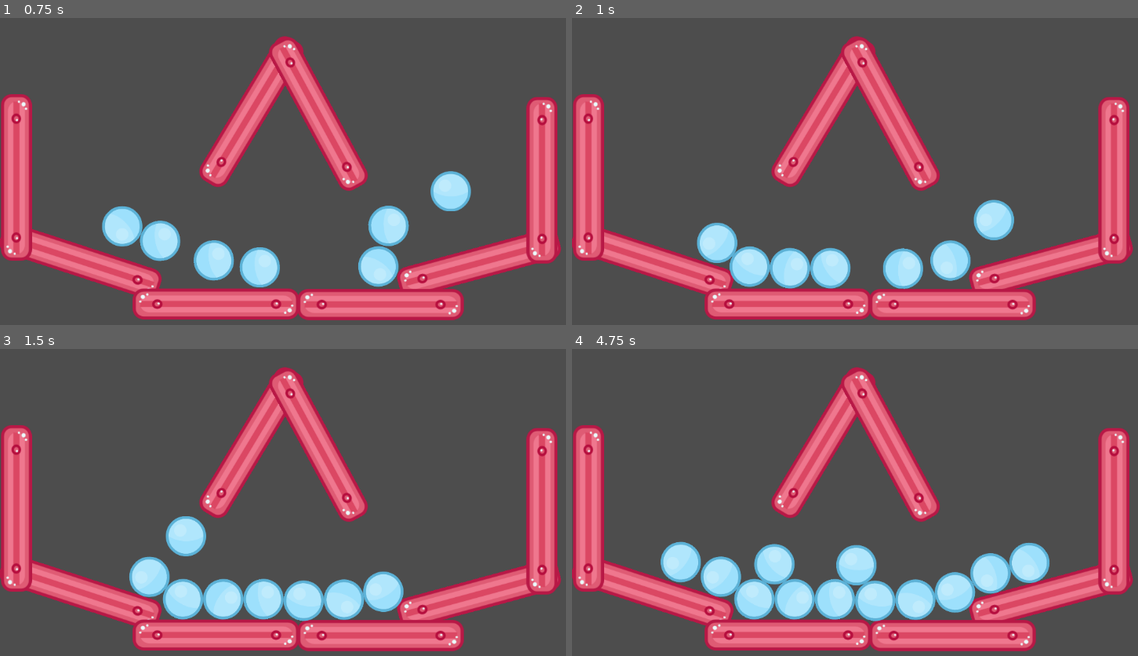
Above: before the commit, frames 1-4 (two rows, left to right).
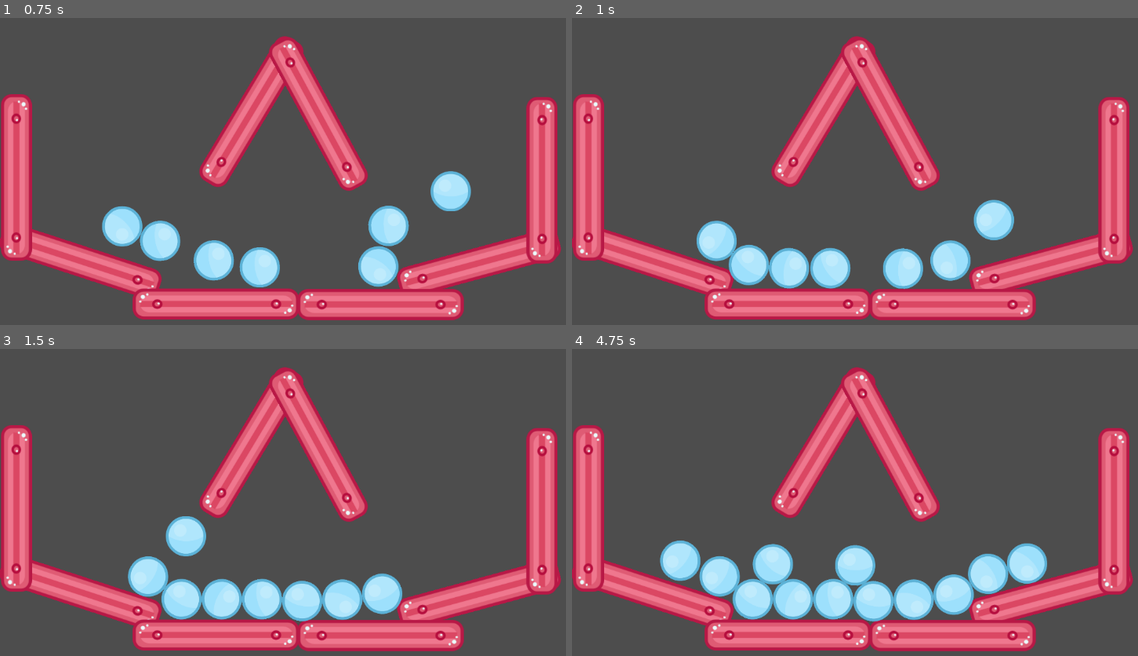
Above: after the commit, the same moments.

Repository: BenjaminLawrence/InstancingStarter
Game: Godot game, scene res://Main.tscn
Same seed, same stepped clock (60 frames per second), same inputs: the game is played once before the commit and once after it.
Inputs (mouse positions are in pixels of both pictures, inside the frame that each line leads up to):
- Up to frame 1 (0.75 s): move the mouse to (452, 153) at 0.52 s; press the mouse at (452, 153) at 0.53 s
- Up to frame 2 (1 s): no input
- Up to frame 3 (1.5 s): move the mouse to (186, 517) at 1.27 s; release the mouse at (186, 517) at 1.28 s; click (186, 517) at 1.35 s
- Up to frame 4 (4.75 s): move the mouse to (945, 422) at 2.02 s; press the mouse at (945, 422) at 2.03 s; move the mouse to (855, 570) at 2.77 s; release the mouse at (855, 570) at 2.78 s; click (855, 570) at 2.85 s; move the mouse to (1075, 554) at 3.52 s; press the mouse at (1075, 554) at 3.53 s; move the mouse to (696, 447) at 4.27 s; release the mouse at (696, 447) at 4.28 s; click (696, 447) at 4.35 s

Frame 1 is identical in both runs. In frame 2, 0.5% of the frame differs, in the area x 22-50%, y 65-89%; in frame 3, 1.2%; in frame 4, 2.2%, in the area x 15-85%, y 62-89%.

Commit message:
Re-arranged balls

Diff:
--- a/Main.tscn
+++ b/Main.tscn
@@ -138,6 +138,9 @@
 [node name="Ball2" parent="." instance=ExtResource("2")]
 position = Vector2(253, 226)
 
+[node name="Ball3" parent="." instance=ExtResource("2")]
+position = Vector2(124, 192)
+
 [node name="Ball4" parent="." instance=ExtResource("2")]
 position = Vector2(731, 250)
 
@@ -146,6 +149,3 @@
 
 [node name="Ball6" parent="." instance=ExtResource("2")]
 position = Vector2(791, 88)
-
-[node name="Ball3" parent="." instance=ExtResource("2")]
-position = Vector2(124, 192)
